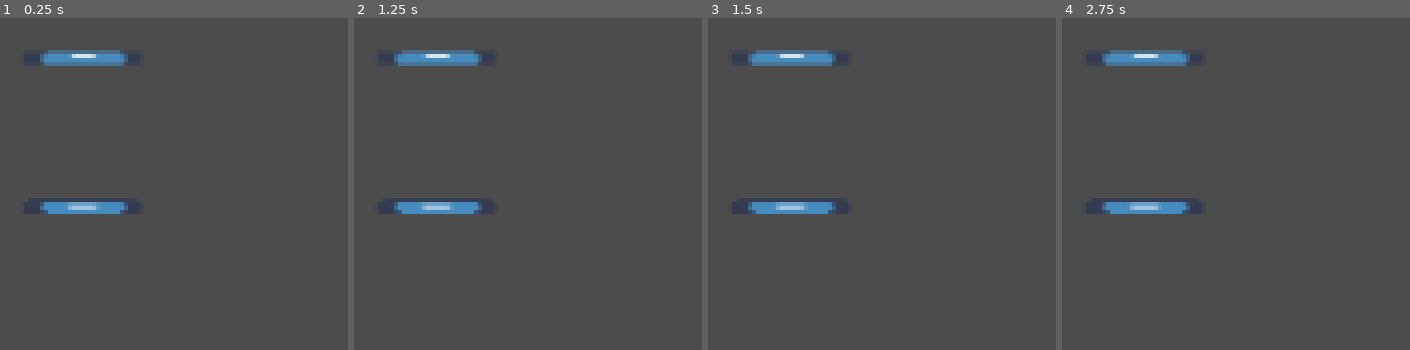
Above: before the commit, frames 1-4 (left to right).
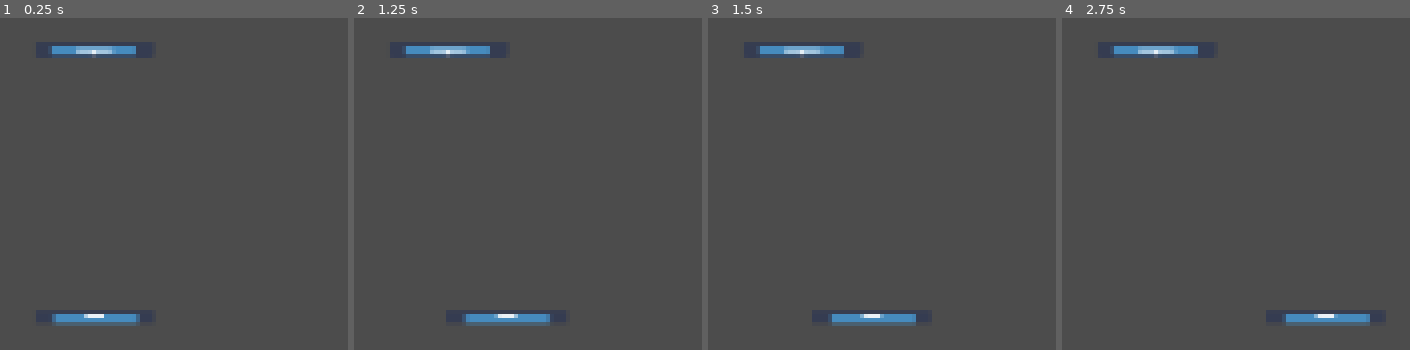
Above: after the commit, the same moments.

Repository: LDiazN/portal_breaker
Game: Godot game, scene res://Racket/test.tscn
The game is run twice, just before and just after one commit, with the same random seed, the same clock (stepped at 60 frames per second) and the same inputs. The project has no main scene, so this scene is started directly. The engine's default icon, where the game draws it, is replaced by a stand-in: a white triangle on a blue panel in a dark square.
Inputs (mouse positions are in pixels of both pictures, inside the frame that each line leads up to):
- Up to frame 1 (0.25 s): no input
- Up to frame 2 (1.25 s): tap Enter (shoot_ball) at 0.5, 0.6 s; move the mouse to (outside the picture) at 0.52 s; hold D (b_racket_right) from 0.53 s (still down)
- Up to frame 3 (1.5 s): tap Space at 1.25 s; move the mouse to (outside the picture) at 1.27 s; release D (b_racket_right) at 1.28 s; hold Down (ui_down) from 1.28 s (still down); tap Enter (shoot_ball) at 1.35 s
- Up to frame 4 (2.75 s): tap Enter (shoot_ball) at 2, 2.1 s; move the mouse to (outside the picture) at 2.02 s; release Down (ui_down) at 2.03 s; hold D (b_racket_right) from 2.03 s (still down)

The runs differ from the first frame. In frame 1, 3.2% of the frame differs, in the area x 11-41%, y 8-93%; in frame 2, 3.3%, in the area x 11-57%, y 8-93%; in frame 3, 3.3%; in frame 4, 3.3%.
Error before the commit: Parse Error: The identifier "PlayAreaManager" isn't declared in the current scope. (res://Racket/Racket.gd:8)

Commit message:
Ball respawn position fixed

Diff:
--- a/portal_brick/Ball/BallMovement.gd
+++ b/portal_brick/Ball/BallMovement.gd
@@ -37,8 +37,8 @@
 	var coll = move_and_collide(dir * speed * delta);
 
 	# Checks if the ball is in the play area
-	if (global_position.y < (PlayAreaManager.origin + Vector2.UP * PlayAreaManager.height).y or
-		global_position.y > (PlayAreaManager.origin + Vector2.DOWN * PlayAreaManager.height).y):
+	if (global_position.y < (PlayAreaManager.origin + Vector2.UP * (PlayAreaManager.height + 10)).y or
+		global_position.y > (PlayAreaManager.origin + Vector2.DOWN * (PlayAreaManager.height + 10)).y):
 		emit_signal("ball_out");
 
 	# Process the collisions;
--- a/portal_brick/Ball/RespawnSystem.gd
+++ b/portal_brick/Ball/RespawnSystem.gd
@@ -21,18 +21,20 @@
 	ki.DisableBall();
 
 	# Si se fue por arriba
-	if (global_position.y < (PlayAreaManager.origin + Vector2.UP * PlayAreaManager.height).y):
+	if (global_position.y < (PlayAreaManager.origin + Vector2.UP * (PlayAreaManager.height + 10)).y):
 		print("por arriba");
 		if (topRacket != null):
 			ki.global_position = topRacket.global_position + Vector2.DOWN * 20;
+			print(topRacket.global_position)
 		else:
 			ki.global_position = PlayAreaManager.origin;
 		topRacket.get_node("Shooting System").MoreShooty();
 	# Si se fue por abajo
-	elif (global_position.y > (PlayAreaManager.origin + Vector2.DOWN * PlayAreaManager.height).y):
+	elif (global_position.y > (PlayAreaManager.origin + Vector2.DOWN * (PlayAreaManager.height + 10)).y):
 		if (bottomRacket != null):
 			ki.global_position = bottomRacket.global_position + Vector2.UP * 20;
 		else:
 			ki.global_position = PlayAreaManager.origin;
 		bottomRacket.get_node("Shooting System").MoreShooty();
 		print("por abajo");
+		print(bottomRacket.global_position)
--- a/portal_brick/Racket/Racket.gd
+++ b/portal_brick/Racket/Racket.gd
@@ -6,8 +6,7 @@
 func _ready():
 	if (_isTopOne):
 		position = PlayAreaManager.origin + Vector2.UP * PlayAreaManager.height;
-
 		global_rotation_degrees = 180;
 	else:
 		position = PlayAreaManager.origin - Vector2.UP * PlayAreaManager.height;
-		print(position)
+	print(global_position)
--- a/portal_brick/Racket/Racket.tscn
+++ b/portal_brick/Racket/Racket.tscn
@@ -31,6 +31,7 @@
 script = ExtResource( 5 )
 
 [node name="CollisionShape2D" type="CollisionShape2D" parent="TPArea"]
+position = Vector2( 0, 4.40128 )
 rotation = 3.14159
 shape = SubResource( 1 )
 one_way_collision = true
--- a/portal_brick/Racket/test.tscn
+++ b/portal_brick/Racket/test.tscn
@@ -20,11 +20,12 @@
 isShooting = false
 
 [node name="Movement System" parent="Racket" index="1"]
+_speed = 200.0
 ballPath = NodePath("../../Ball")
-_speed = 200.0
 
 [node name="TPArea" parent="Racket" index="3"]
 editor/display_folded = true
+position = Vector2( 0, 9.59462 )
 
 [node name="Racket2" parent="." instance=ExtResource( 1 )]
 position = Vector2( 190, 10 )
@@ -36,11 +37,12 @@
 isShooting = false
 
 [node name="Movement System" parent="Racket2" index="1"]
+_speed = 200.0
 ballPath = NodePath("../../Ball")
-_speed = 200.0
 
 [node name="TPArea" parent="Racket2" index="3"]
 editor/display_folded = true
+position = Vector2( 0, 9.59462 )
 
 [node name="Ball" parent="." instance=ExtResource( 2 )]
 modulate = Color( 0.290196, 1, 0, 1 )
--- a/portal_brick/project.godot
+++ b/portal_brick/project.godot
@@ -17,6 +17,11 @@
 
 config/name="portal_brick"
 config/icon="res://icon.png"
+
+[autoload]
+
+GameManager="*res://GameManager/GameManager.tscn"
+PlayAreaManager="*res://GameManager/PlayAreaManager.tscn"
 
 [input]
 
